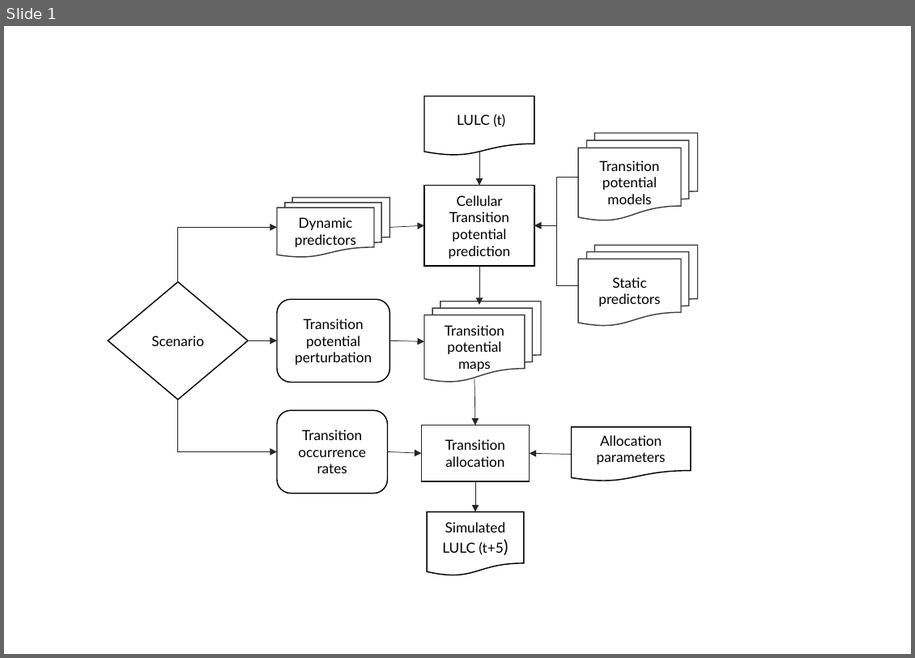
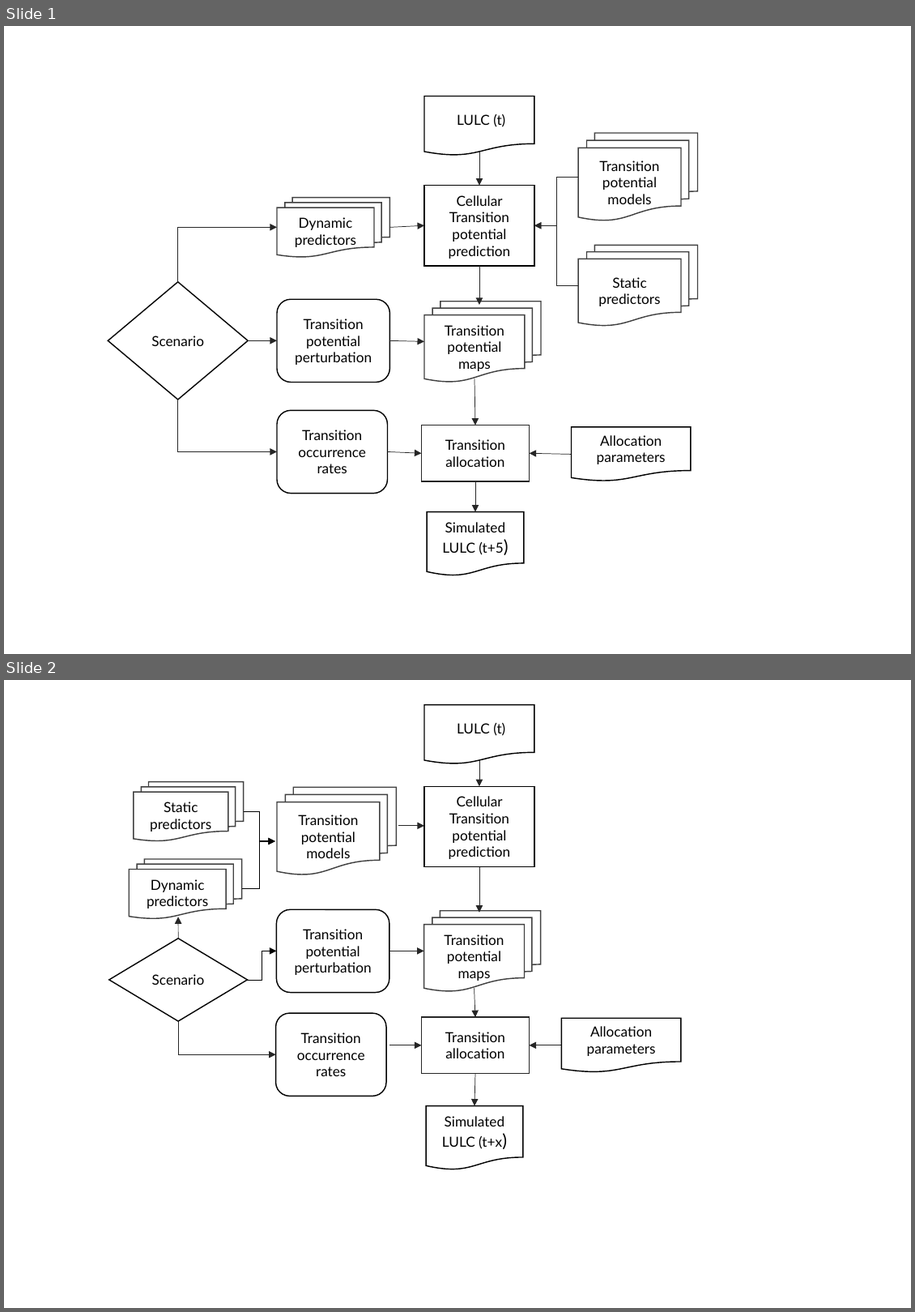
Before and after one commit to ethzplus/evoland-plus-legacy, a slide deck: publication/lulcc_ch_visualisations.pptx. Shown one above the other, each under a label of ours: slide 1 before the commit, slides 1 and 2 after it. The pictures are 915x658 and 915x1312 pixels, drawn with LibreOffice and Linux fonts; fonts in the diff are those of the drawing. Boxes give left, top, right and bottom in pixels: in the first picture for what was removed or moved away, otherwise in the second. Text is boxed around its words. In the diff, an @@ line names an element or a change of style, - is before the commit and + after.

```diff
--- a/publication/lulcc_ch_visualisations.pptx
+++ b/publication/lulcc_ch_visualisations.pptx
@@ slide 2 added at <box>4,680,911,1308</box>, background #FFFFFF @@
@@ group added at <box>109,705,682,1170</box>: 9 arrows, 4 flow chart multidocuments, 4 elbow arrows, 3 flow chart documents, 2 rectangles, 2 rounded rectangles, 1 diamond @@
+Scenario
+Dynamic predictors
+Static predictors
+Transition potential models
+Transition potential maps
+Simulated LULC (t+x)
+LULC (t)
+Transition
+allocation
+Cellular Transition potential prediction
+Transition potential perturbation
+Transition occurrence rates
+Allocation
+parameters
```
Also in this commit, not shown: 9 other files.
